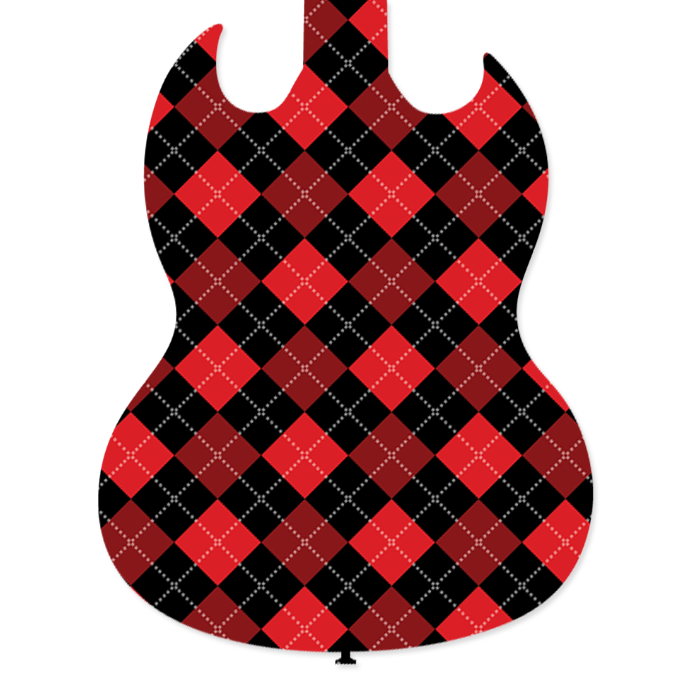
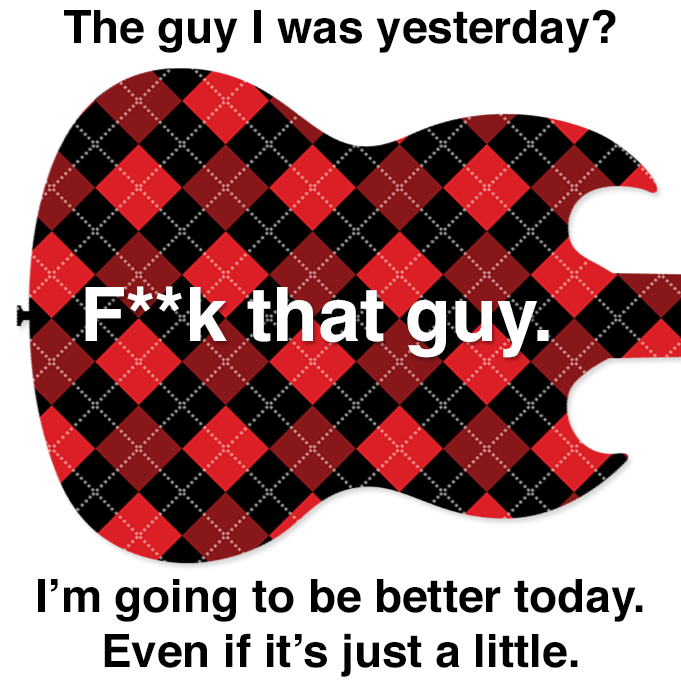
Two versions of the same layered image (681x681). Layer-by-layer changes:
added layer "I’m going to be better today. Even if it’s just a little." above "F**k that guy." over [38, 579, 643, 677]
added layer "F**k that guy." above "The guy I was yesterday?" over [85, 286, 549, 358]
added layer "The guy I was yesterday?" above "red SG" over [64, 9, 616, 53]
painted on "Layer 2" over [15, 0, 681, 677]
painted on "Layer 1 copy" (2nd of 2, in "red SG") over [15, 0, 681, 666]
